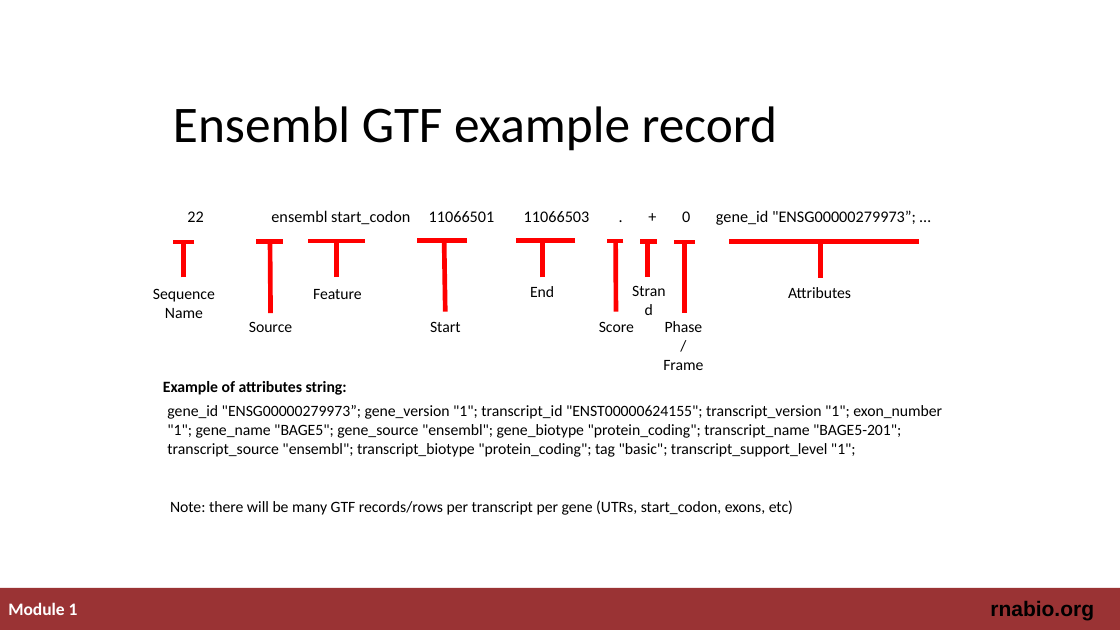
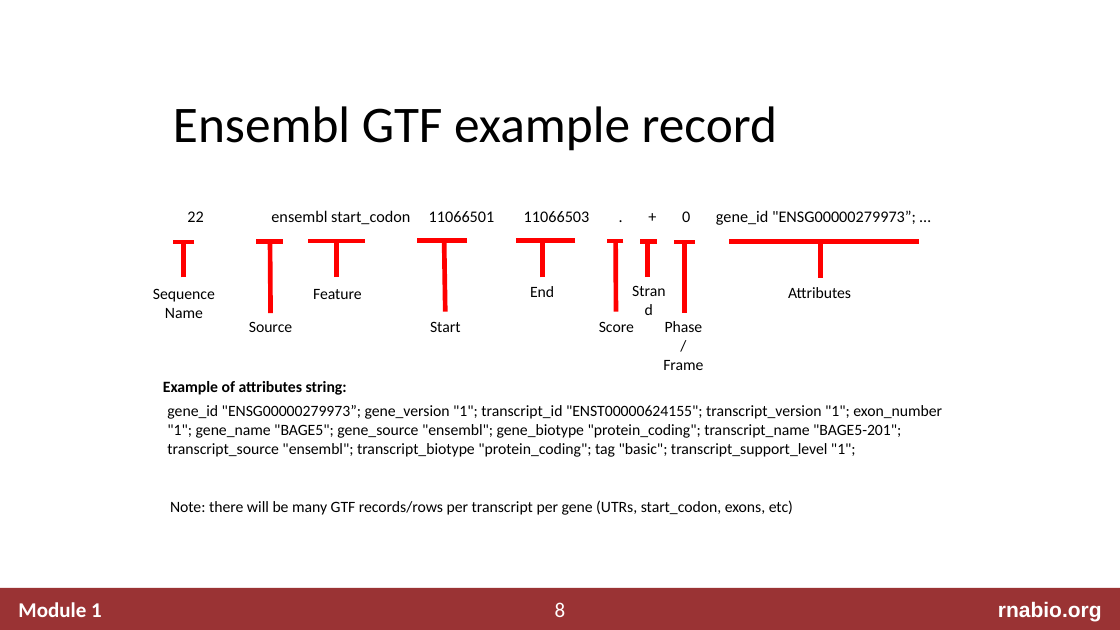
Before and after one commit to griffithlab/rnabio.org, a slide deck: slide 8 of assets/lectures/cshl/2019/mini/RNASeq_MiniLecture_01_01_FASTA_FASTQ_GTF.pptx. Drawn at 1120x630 pixels with LibreOffice and Linux fonts; fonts in the diff are those of the drawing. Boxes give left, top, right and bottom in pixels: in the first picture for what was removed or moved away, otherwise in the second. Text is boxed around its words. In the diff, an @@ line names an element or a change of style, - is before the commit and + after.

```diff
--- a/assets/lectures/cshl/2019/mini/RNASeq_MiniLecture_01_01_FASTA_FASTQ_GTF.pptx
+++ b/assets/lectures/cshl/2019/mini/RNASeq_MiniLecture_01_01_FASTA_FASTQ_GTF.pptx
@@ text "Module 1": place and size @@
-text "Module 1" at box(8, 602, 78, 615)
+text "Module 1" at box(18, 602, 102, 617)
@@ text "Module 1" at box(18, 602, 102, 617): size 15 to 18 pt @@
@@ text "rnabio.org": place and size @@
-text "rnabio.org" at box(990, 601, 1094, 621)
+text "rnabio.org" at box(998, 601, 1102, 621)
@@ text "rnabio.org" at box(998, 601, 1102, 621): text colour #000000 to #FFFFFF @@
@@ page number added at box(555, 602, 566, 617), 18 pt, text #FFFFFF @@
+8
```
Also in this commit, not shown: 7 other slides changed, 11 other files.
